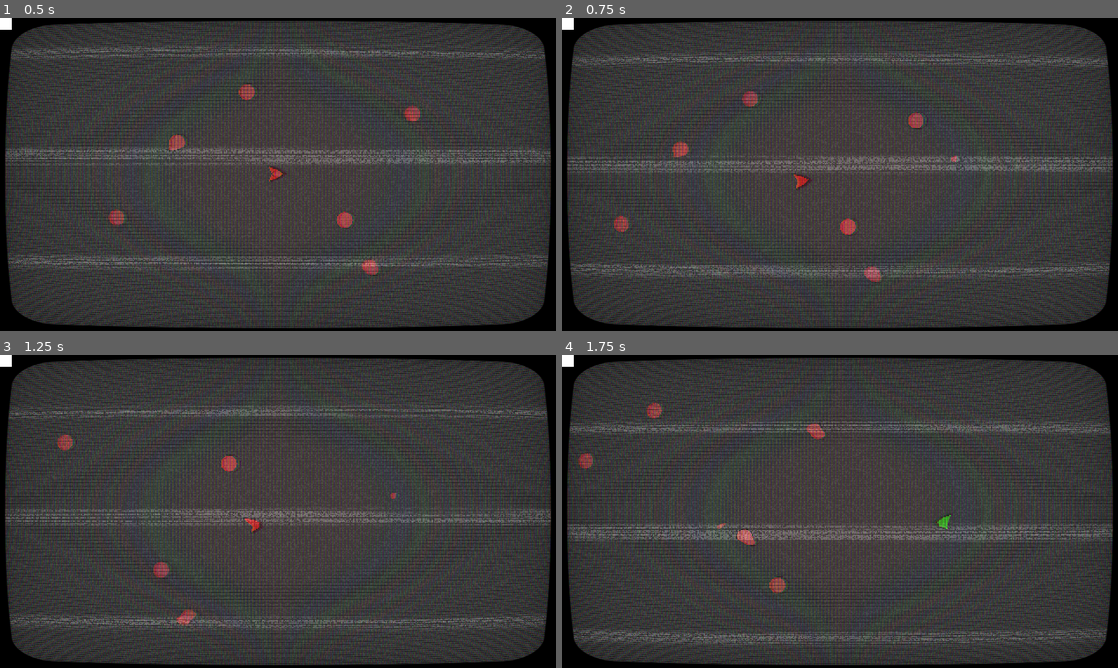
Above: before the commit, frames 1-4 (two rows, left to right).
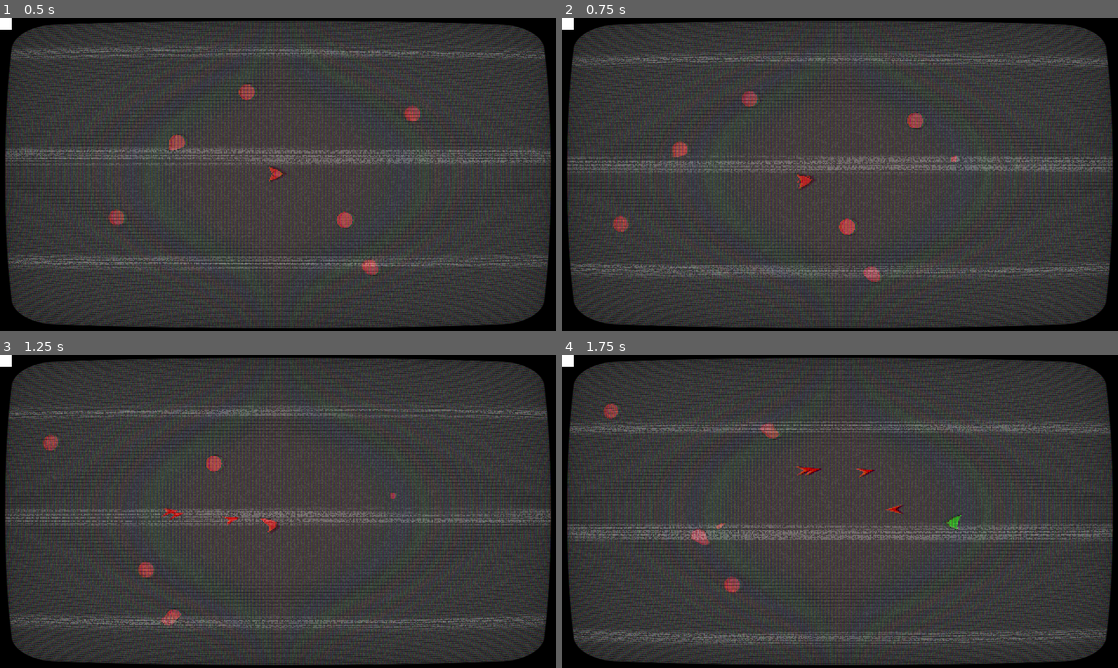
Above: after the commit, the same moments.

Repository: Tzeryushi/Blessed-Mode
Game: Godot game, scene res://Scenes/Main.tscn
The game is run twice, just before and just after one commit, with the same random seed, the same clock (stepped at 60 frames per second) and the same inputs.
Inputs (mouse positions are in pixels of both pictures, inside the frame that each line leads up to):
- Up to frame 1 (0.5 s): no input
- Up to frame 2 (0.75 s): move the mouse to (962, 158) at 0.52 s; press the mouse at (962, 158) at 0.53 s; hold D (move_right) from 0.53 s (still down)
- Up to frame 3 (1.25 s): keep holding D (move_right)
- Up to frame 4 (1.75 s): move the mouse to (728, 527) at 1.27 s; release D (move_right) at 1.28 s; release the mouse at (728, 527) at 1.28 s; hold S (move_down) from 1.28 s (still down); tap Shift (shift_mode) at 1.35 s; click (728, 527) at 1.55 s

Frame 1 is identical in both runs. In frame 2, 0.3% of the frame differs, in the area x 9-71%, y 23-85%; in frame 3, 1.2%; in frame 4, 1.4%, in the area x 2-72%, y 15-77%.

Commit message:
simple bullets and mode shot timers

Diff:
--- /dev/null
+++ b/Entities/Bullets/BaseBullet.gd
@@ -0,0 +1,31 @@
+class_name BaseBullet
+extends Node2D
+
+@export var damage : int = 1
+@export var speed : float = 500.0
+@export var acceleration : float = 5.0
+
+@export var life_timer : Timer
+@export var lifetime : float = 2.0
+
+var direction : Vector2 = Vector2.ZERO
+var has_hit : bool = false
+
+# Called when the node enters the scene tree for the first time.
+func _ready():
+	life_timer.wait_time = lifetime
+	life_timer.start()
+
+func spawn(_position:Vector2, _direction:Vector2) -> void:
+	global_position = _position
+	print(direction)
+	direction = _direction.normalized()
+
+func _physics_process(_delta) -> void:
+	global_position += direction * speed * _delta
+	#print(global_position)
+	rotation = direction.angle()
+
+func _on_life_timer_timeout():
+	print("dead")
+	queue_free()
--- /dev/null
+++ b/Entities/Bullets/BaseBullet.tscn
@@ -0,0 +1,26 @@
+[gd_scene load_steps=2 format=3 uid="uid://bfa3otr0r1esl"]
+
+[ext_resource type="Script" path="res://Entities/Bullets/BaseBullet.gd" id="1_yv4m2"]
+
+[node name="BaseBullet" type="Area2D" node_paths=PackedStringArray("life_timer") groups=["bullet"]]
+collision_layer = 8
+collision_mask = 0
+script = ExtResource("1_yv4m2")
+life_timer = NodePath("LifeTimer")
+
+[node name="Sprite2D" type="Polygon2D" parent="."]
+z_index = -1
+scale = Vector2(8, 8)
+color = Color(0.933333, 0.0117647, 0, 1)
+polygon = PackedVector2Array(3, 0, -4, -2, -1, 0, -4, 2)
+
+[node name="Hitbox" type="CollisionPolygon2D" parent="."]
+scale = Vector2(8, 8)
+polygon = PackedVector2Array(-0.875, 0, -1.75, -1.125, 2.25, 0, -1.75, 1.125)
+
+[node name="Trail" type="Line2D" parent="."]
+
+[node name="LifeTimer" type="Timer" parent="."]
+one_shot = true
+
+[connection signal="timeout" from="LifeTimer" to="." method="_on_life_timer_timeout"]
--- a/Entities/Player/BlueMode.gd
+++ b/Entities/Player/BlueMode.gd
@@ -1,11 +1 @@
 extends ShipMode
-
-
-# Called when the node enters the scene tree for the first time.
-func _ready():
-	pass # Replace with function body.
-
-
-# Called every frame. 'delta' is the elapsed time since the previous frame.
-func _process(delta):
-	pass
--- a/Entities/Player/GreenMode.gd
+++ b/Entities/Player/GreenMode.gd
@@ -1,11 +1 @@
 extends ShipMode
-
-
-# Called when the node enters the scene tree for the first time.
-func _ready():
-	pass # Replace with function body.
-
-
-# Called every frame. 'delta' is the elapsed time since the previous frame.
-func _process(delta):
-	pass
--- a/Entities/Player/Player.gd
+++ b/Entities/Player/Player.gd
@@ -65,6 +65,7 @@
 	#toggles on shooting status if not already on. Ship modes decide behaviour.
 	if !is_shooting:
 		is_shooting = true
+	current_ship_mode.shoot(_direction, reticle.global_position-global_position)
 func special_action(_direction:Vector2, _mouse_location:Vector2) -> void:
 	pass
 func shift_mode() -> void:
--- a/Entities/Player/Player.tscn
+++ b/Entities/Player/Player.tscn
@@ -9,6 +9,7 @@
 [ext_resource type="Script" path="res://Entities/Player/ModeManager.gd" id="6_absnu"]
 [ext_resource type="Script" path="res://Entities/Player/BlueMode.gd" id="7_qbroj"]
 [ext_resource type="Script" path="res://Entities/Player/GreenMode.gd" id="8_3rm7t"]
+[ext_resource type="PackedScene" uid="uid://bfa3otr0r1esl" path="res://Entities/Bullets/BaseBullet.tscn" id="8_efr0n"]
 [ext_resource type="SpriteFrames" uid="uid://blxt3ycyrxym1" path="res://Entities/Player/PlayerSprites/GreenSpriteFrames.tres" id="9_2ghl3"]
 [ext_resource type="SpriteFrames" uid="uid://d01oxu78mo703" path="res://Entities/Player/PlayerSprites/BlueSpriteFrames.tres" id="11_47w8v"]
 [ext_resource type="Script" path="res://Entities/Player/Reticle.gd" id="12_rg2be"]
@@ -18,6 +19,7 @@
 radius = 15.0333
 
 [node name="Player" type="CharacterBody2D" node_paths=PackedStringArray("state_manager", "mode_manager", "reticle", "player_camera") groups=["player"]]
+collision_mask = 6
 script = ExtResource("1_xoc56")
 state_manager = NodePath("StateManager")
 mode_manager = NodePath("ModeManager")
@@ -49,28 +51,45 @@
 swap_array = [NodePath("Red"), NodePath("Green"), NodePath("Blue")]
 swap_timer = NodePath("SwapTimer")
 
-[node name="Red" type="Node" parent="ModeManager"]
+[node name="Red" type="Node" parent="ModeManager" node_paths=PackedStringArray("shot_timer")]
 script = ExtResource("4_5e48n")
-acceleration = 60.0
+acceleration = 70.0
 decceleration = 8.0
-max_movement_speed = 1000.0
+max_movement_speed = 1200.0
+bullet_scene = ExtResource("8_efr0n")
+shot_timer = NodePath("RedTimer")
 ship_sprites = ExtResource("2_x5h3b")
 mode_name = "Red"
 
-[node name="Green" type="Node" parent="ModeManager"]
+[node name="RedTimer" type="Timer" parent="ModeManager/Red"]
+wait_time = 0.25
+one_shot = true
+
+[node name="Green" type="Node" parent="ModeManager" node_paths=PackedStringArray("shot_timer")]
 script = ExtResource("8_3rm7t")
 acceleration = 15.0
 decceleration = 15.0
 max_movement_speed = 250.0
+bullet_scene = ExtResource("8_efr0n")
+shot_timer = NodePath("GreenTimer")
 ship_sprites = ExtResource("9_2ghl3")
 mode_name = "Green"
 
-[node name="Blue" type="Node" parent="ModeManager"]
+[node name="GreenTimer" type="Timer" parent="ModeManager/Green"]
+one_shot = true
+
+[node name="Blue" type="Node" parent="ModeManager" node_paths=PackedStringArray("shot_timer")]
 script = ExtResource("7_qbroj")
 acceleration = 35.0
 decceleration = 15.0
+bullet_scene = ExtResource("8_efr0n")
+shot_timer = NodePath("BlueTimer")
 ship_sprites = ExtResource("11_47w8v")
 mode_name = "Blue"
+
+[node name="BlueTimer" type="Timer" parent="ModeManager/Blue"]
+wait_time = 0.07
+one_shot = true
 
 [node name="SwapTimer" type="Timer" parent="ModeManager"]
 one_shot = true
--- a/Entities/Player/Reticle.gd
+++ b/Entities/Player/Reticle.gd
@@ -3,3 +3,4 @@
 
 func update_reticle_position() -> void:
 	global_position = get_global_mouse_position()
+	#print(global_position)
--- a/Entities/Player/ShipModes/ShipMode.gd
+++ b/Entities/Player/ShipModes/ShipMode.gd
@@ -2,16 +2,30 @@
 extends Node
 
 #shipmode attributes
+@export_category("General Attributes")
 @export var acceleration : float = 30.0
 @export var decceleration : float = 10.0
 @export var max_movement_speed : float = 600.0
-@export var shoot_cooldown : float = 0.3
+
+@export_category("Bullet Attributes")
+@export var bullet_scene : PackedScene
+@export var bullet_spawn_distance : float = 20.0
+#@export var shot_cooldown : float = 0.3
+@export var shot_timer : Timer
+
+@export_category("Visuals")
 @export var ship_sprites : SpriteFrames
+
+
 
 @export var mode_name : String = "Default Mode"
 #contains "prototype" functions for state-called actions
 
 var player : Player	#set by mode manager
+var can_shoot : bool = true
+
+func _ready() -> void:
+	shot_timer.timeout.connect(on_shot_timer_timeout)
 
 #boilerplate funcs
 func swap_in() -> void:
@@ -26,6 +40,9 @@
 func process_physics(_delta:float) -> void:
 	player.move_and_slide()
 
+func on_shot_timer_timeout() -> void:
+	can_shoot = true
+
 #action funcs
 func idle(_delta:float) -> void:
 	player.velocity.x = move_toward(player.velocity.x, 0, decceleration)
@@ -34,6 +51,14 @@
 	player.velocity.x = move_toward(player.velocity.x, max_movement_speed*_direction.x, acceleration)
 	player.velocity.y = move_toward(player.velocity.y, max_movement_speed*_direction.y, acceleration)
 func shoot(_direction:Vector2, _mouse_location:Vector2) -> void:
-	pass
+	#TODO: Handle proper bullet location spawning
+	if !can_shoot: return
+	#handle timer logic
+	can_shoot = false
+	shot_timer.start()
+	#spawn bullet
+	var bullet : BaseBullet = bullet_scene.instantiate()
+	bullet.spawn(player.global_position, _mouse_location)
+	player.get_parent().add_child(bullet)
 func special_action(_direction:Vector2, _mouse_location:Vector2) -> void:
 	pass
--- a/Entities/Player/States/IdleState.gd
+++ b/Entities/Player/States/IdleState.gd
@@ -5,8 +5,6 @@
 @export var stasis_state : PlayerState
 
 func process_input(_event:InputEvent) -> PlayerState:
-	if Input.is_action_just_pressed("shoot"):
-		player.shoot(Vector2.ZERO)
 	if Input.is_action_just_pressed("shift_mode"):
 		player.shift_mode()
 	if Input.is_action_pressed("move_left") or Input.is_action_pressed("move_right") or Input.is_action_pressed("move_up") or Input.is_action_pressed("move_down"):
@@ -15,5 +13,7 @@
 	return null
 
 func process_physics(_delta:float) -> PlayerState:
+	if Input.is_action_pressed("shoot"):
+		player.shoot(Vector2.ZERO)
 	player.idle(_delta)
 	return null
--- a/Entities/Player/States/MoveState.gd
+++ b/Entities/Player/States/MoveState.gd
@@ -11,8 +11,6 @@
 	pass
 
 func process_input(_event:InputEvent) -> PlayerState:
-	if Input.is_action_just_pressed("shoot"):
-		player.shoot(get_move_direction())
 	if Input.is_action_just_pressed("shift_mode"):
 		player.shift_mode()
 	return null
@@ -23,6 +21,8 @@
 	return null
 
 func process_physics(_delta:float) -> PlayerState:
+	if Input.is_action_pressed("shoot"):
+		player.shoot(get_move_direction())
 	var direction : Vector2 = get_move_direction()
 	player.move(direction, _delta)
 	if direction == Vector2.ZERO:
--- a/Scenes/Main.tscn
+++ b/Scenes/Main.tscn
@@ -65,6 +65,7 @@
 anchor_bottom = 1.0
 grow_horizontal = 2
 grow_vertical = 2
+mouse_filter = 2
 
 [node name="GUI" type="CanvasLayer" parent="."]
 
--- a/project.godot
+++ b/project.godot
@@ -57,3 +57,10 @@
 "events": [Object(InputEventKey,"resource_local_to_scene":false,"resource_name":"","device":-1,"window_id":0,"alt_press …(182 unchanged characters)…
 ]
 }
+
+[layer_names]
+
+2d_physics/layer_1="Player"
+2d_physics/layer_2="Enemy"
+2d_physics/layer_3="Environment"
+2d_physics/layer_4="PlayerBullets"
Not shown: 1 places in Entities/Player/Player.tscn that only renumber resources
